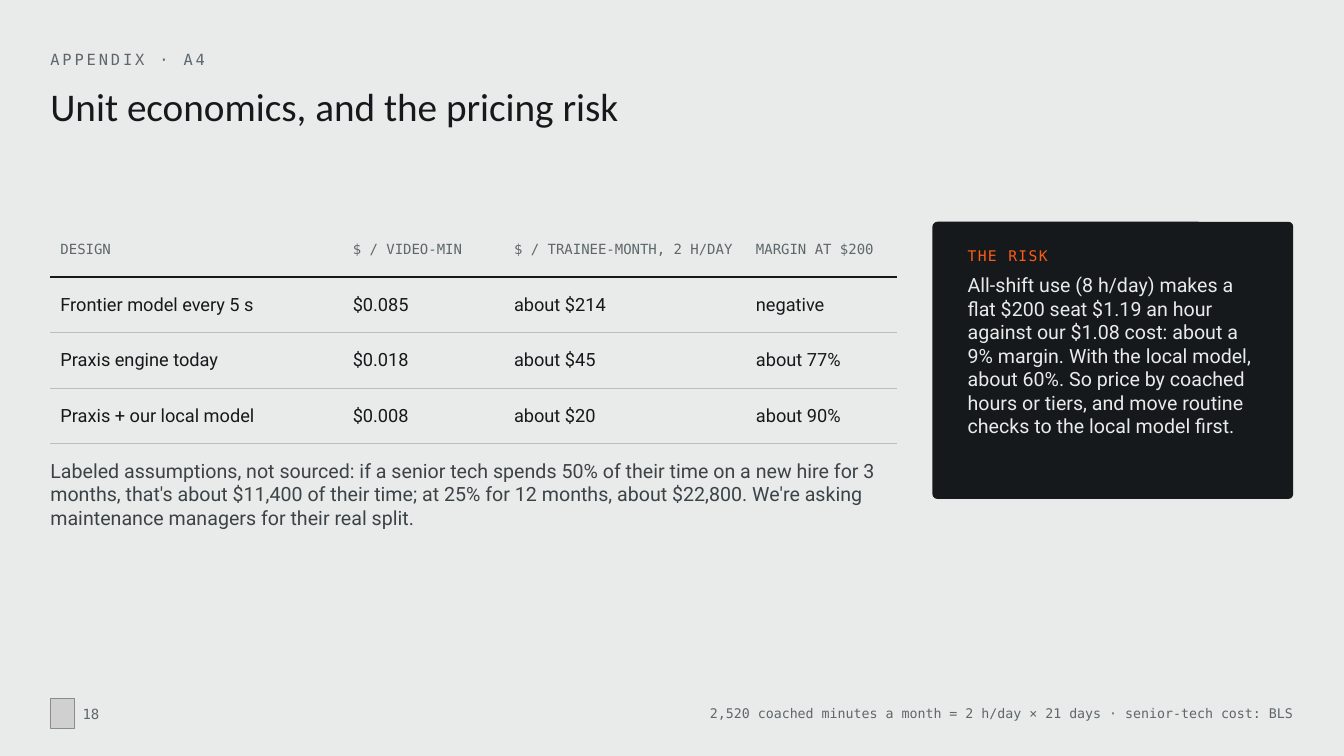
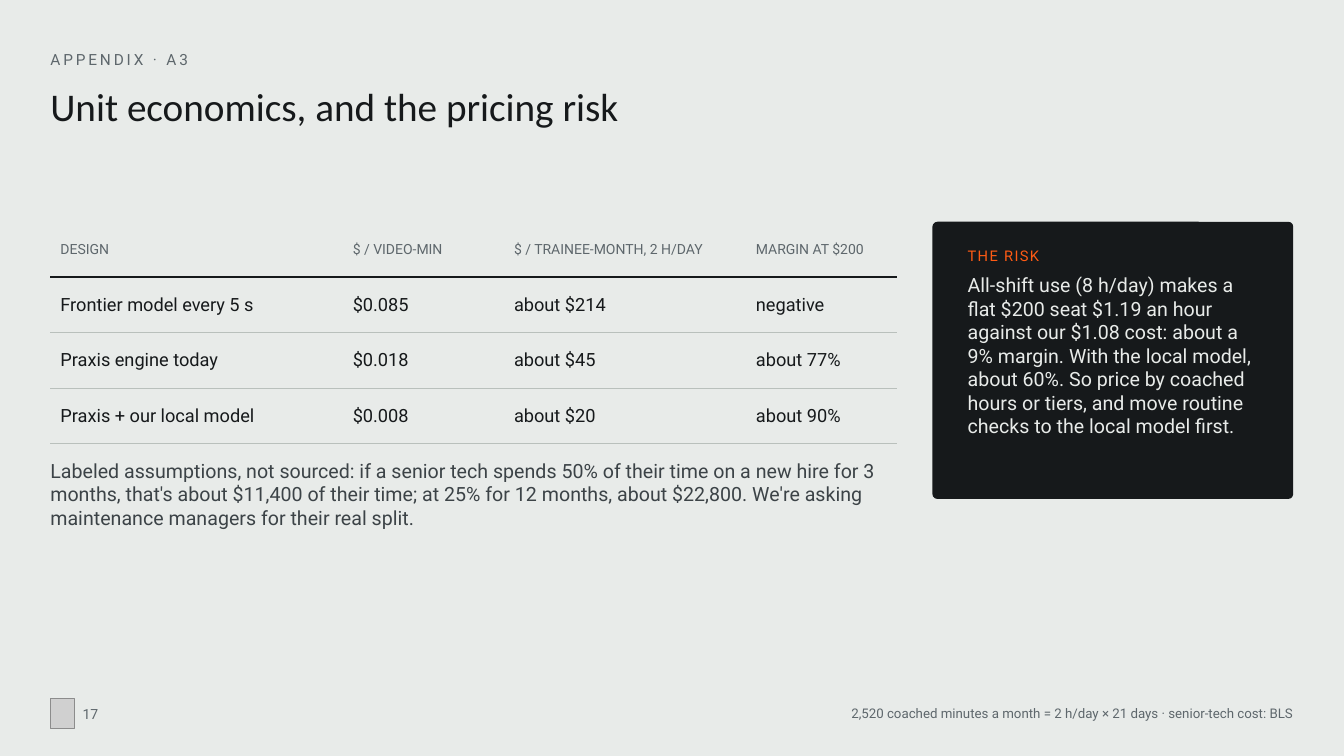
Before and after one commit to MonishSaravana/praxis, a slide deck: slide 17 of deck/Praxis_SAH_Oct2026.pptx (slide 18 before the commit). Drawn at 1344x756 pixels with LibreOffice and Linux fonts; fonts in the diff are those of the drawing; grey boxes stand for pictures. Boxes give left, top, right and bottom in pixels: in the first picture for what was removed or moved away, otherwise in the second. Text is boxed around its words. In the diff, an @@ line names an element or a change of style, - is before the commit and + after.

```diff
--- a/deck/Praxis_SAH_Oct2026.pptx
+++ b/deck/Praxis_SAH_Oct2026.pptx
@@ text at (50,54,188,65): text changed; font DejaVu Sans Mono to Roboto @@
-APPENDIX · A4
+APPENDIX · A3
@@ table at (50,222,897,428) @@
@@ font DejaVu Sans Mono to Roboto in "DESIGN", "$ / VIDEO-MIN", "$ / TRAINEE-MONTH, 2 H/DAY", "MARGIN AT $200" @@
@@ text at (968,250,1039,261): font DejaVu Sans Mono to Roboto in "THE RISK" @@
@@ page number at (83,709,99,719): text changed; font DejaVu Sans Mono to Roboto @@
-18
+17
@@ text "2,520 coached minutes a month ..." at (851,708,1293,721): font DejaVu Sans Mono to Roboto @@
```
Also in this commit, not shown: 21 other slides changed, 1 slide removed, 29 other files.
